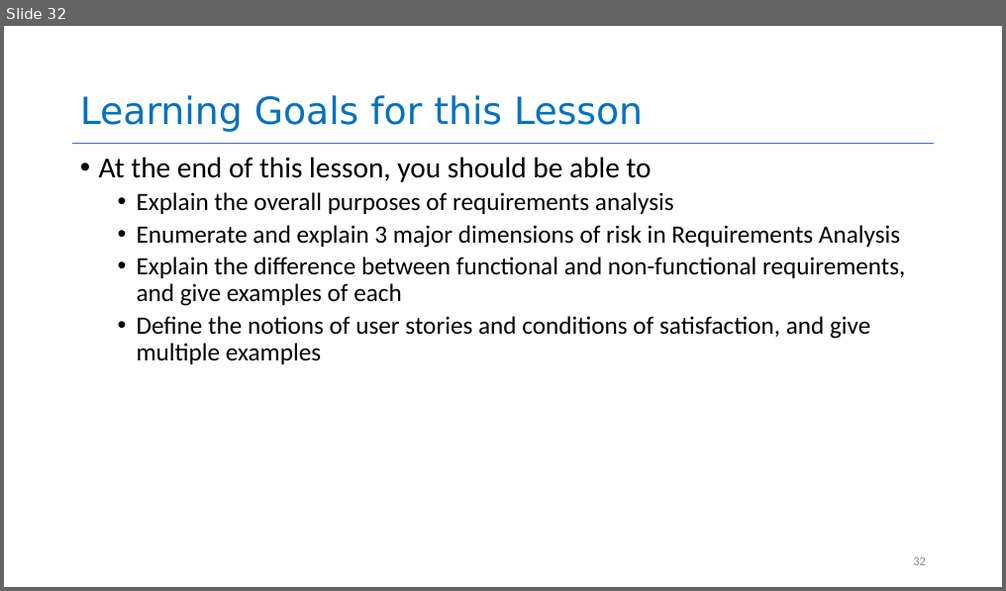
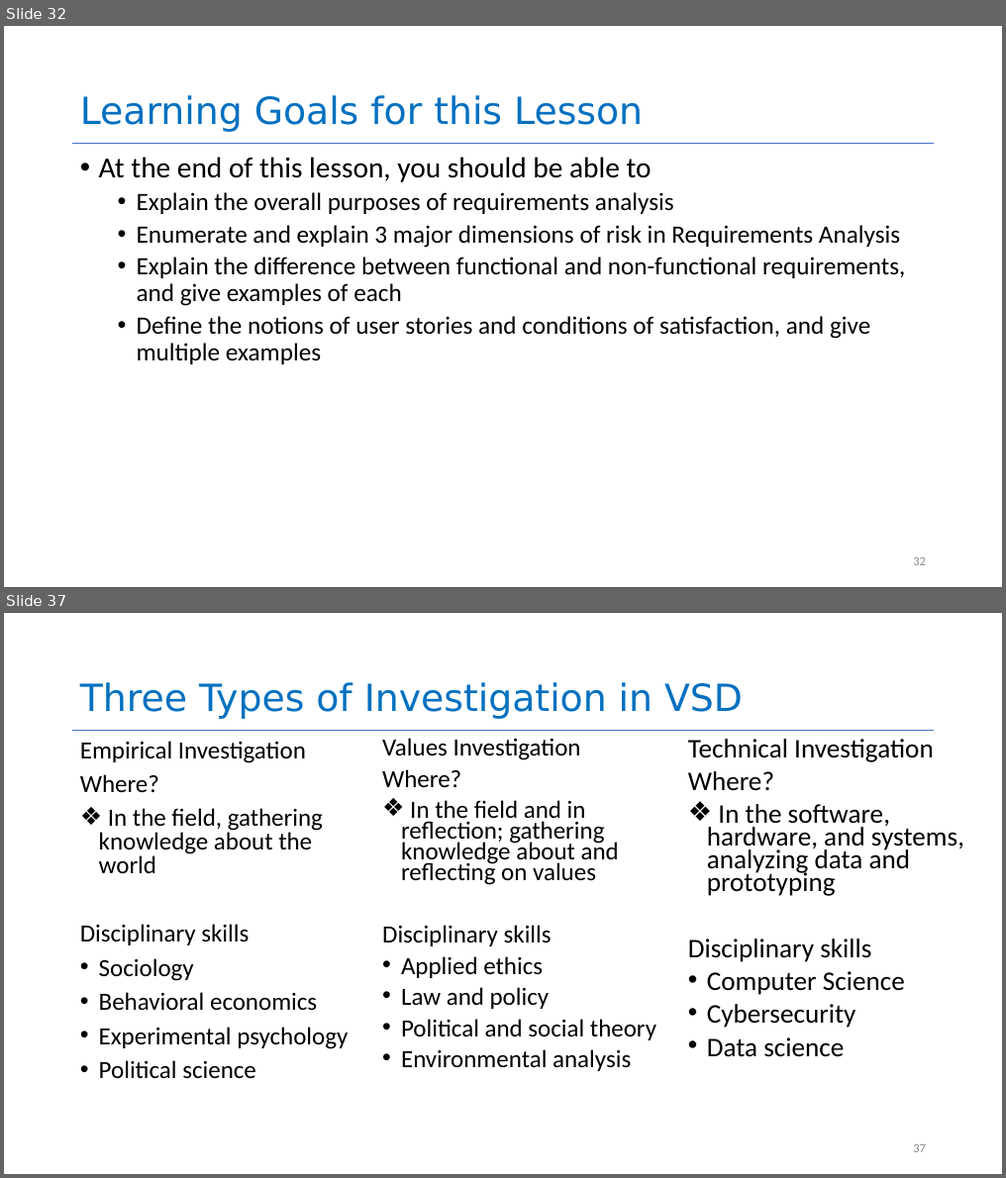
Before and after one commit to yashburshe/CS4530-Fall-2025, a slide deck: Slides/Module 01.2 Requirements Gathering.pptx. Shown one above the other, each under a label of ours: slide 32 before the commit, slides 32 and 37 after it; the slides between them are not shown. The pictures are 1006x591 and 1006x1178 pixels, drawn with LibreOffice and Linux fonts; fonts in the diff are those of the drawing. Boxes give left, top, right and bottom in pixels: in the first picture for what was removed or moved away, otherwise in the second. Text is boxed around its words. In the diff, an @@ line names an element or a change of style, - is before the commit and + after.

```diff
--- a/Slides/Module 01.2 Requirements Gathering.pptx
+++ b/Slides/Module 01.2 Requirements Gathering.pptx
@@ slide 37 added at [4,613,1002,1174], background #FFFFFF; not listed: 1 template element that a slide beside it also shows @@
@@ title added at [80,682,743,719], 36 pt, text #0070C0 @@
+Three Types of Investigation in VSD
@@ text added at [80,741,348,1078], 23.8 pt, text #000000 @@
+Empirical Investigation
+Where?
+❖ In the field, gathering knowledge about the world
+Disciplinary skills
+• Sociology
+• Behavioral economics
+• Experimental psychology
+• Political science
@@ text added at [382,738,656,1071], 23.8 pt, text #000000 @@
+Values Investigation
+Where?
+❖ In the field and in reflection; gathering knowledge about and reflecting on values
+Disciplinary skills
+• Applied ethics
+• Law and policy
+• Political and social theory
+• Environmental analysis
@@ text added at [688,739,964,1058], 25.9 pt, text #000000 @@
+Technical Investigation
+Where?
+❖ In the software, hardware, and systems, analyzing data and prototyping
+Disciplinary skills
+• Computer Science
+• Cybersecurity
+• Data science
@@ page number added at [913,1145,926,1153], 12 pt, text #8C8C8C @@
+37
```
Also in this commit, not shown: 10 other slides added, 1 other file.
